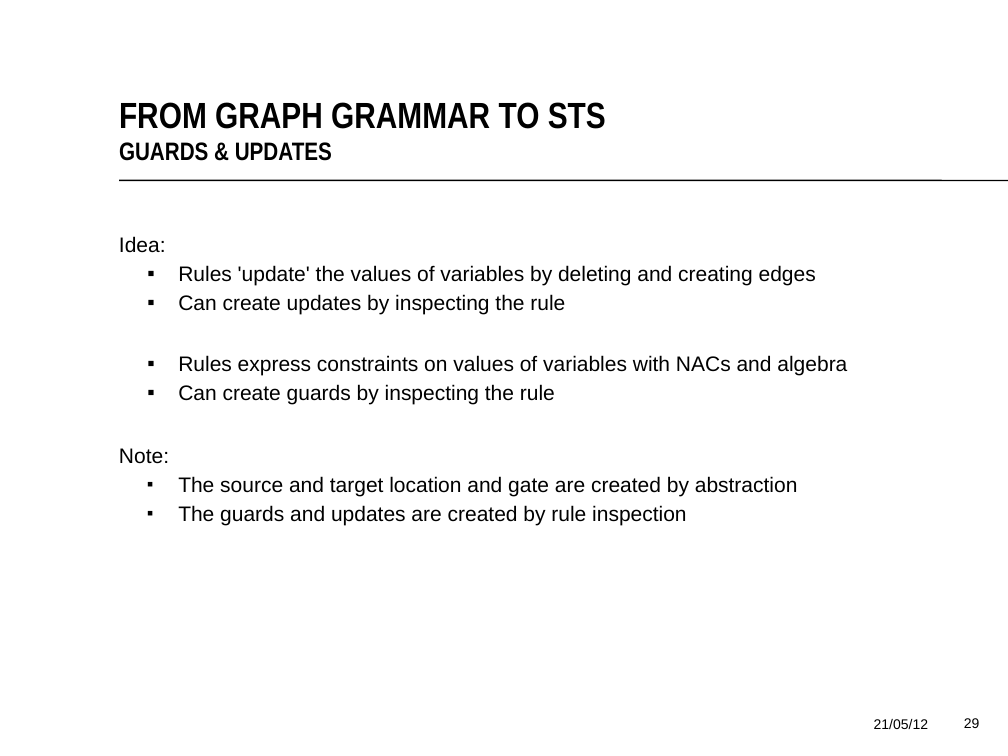
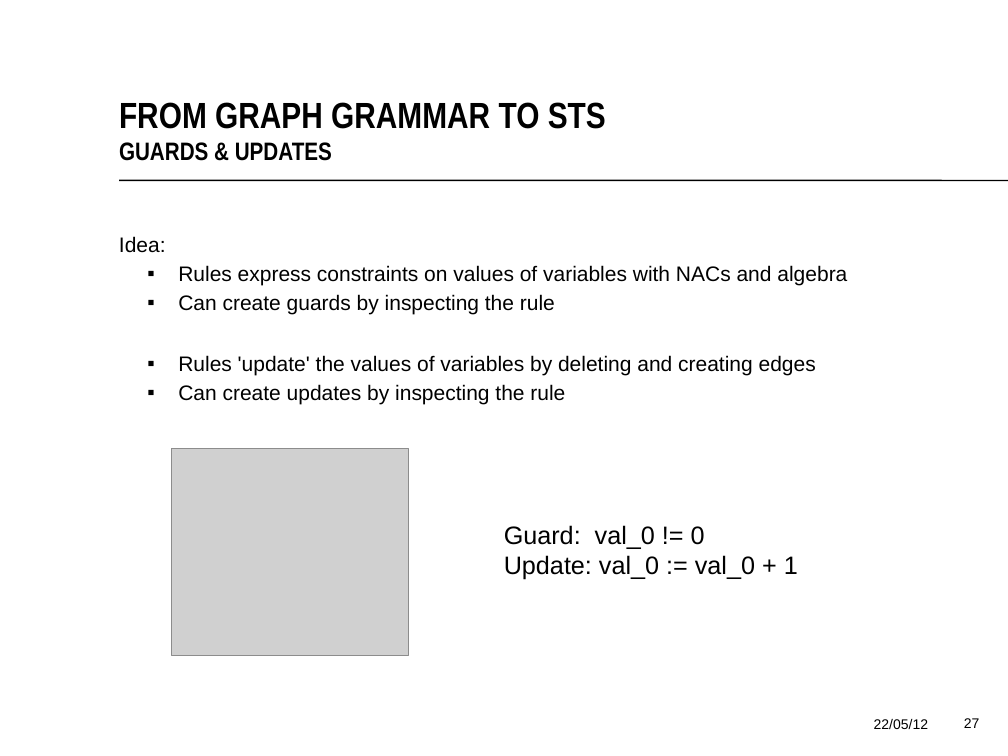
Before and after one commit to vincentdebruijnut/MBT-with-GTS, a slide deck: slide 27 of Final-thesis/presentation/presentatie.odp (slide 29 before the commit). Drawn at 1008x756 pixels with LibreOffice and Linux fonts; fonts in the diff are those of the drawing; grey boxes stand for pictures; background and template pictures are left out. Boxes give left, top, right and bottom in pixels: in the first picture for what was removed or moved away, otherwise in the second. Text is boxed around its words. In the diff, an @@ line names an element or a change of style, - is before the commit and + after.

```diff
--- a/Final-thesis/presentation/presentatie.odp
+++ b/Final-thesis/presentation/presentatie.odp
@@ text at <box>178,265,847,315</box>: paragraphs added @@
+  ▪ Rules express constraints on values of variables with NACs and algebra
+  ▪ Can create guards by inspecting the rule
@@ text at <box>119,355,847,526</box>: paragraphs removed @@
-  ▪ Rules express constraints on values of variables with NACs and algebra
-  ▪ Can create guards by inspecting the rule
-Note:
-  ■ The source and target location and gate are created by abstraction
-  ■ The guards and updates are created by rule inspection
@@ picture added at <box>171,449,408,655</box> @@
@@ text added at <box>504,525,798,580</box>, 18 pt, text #000000 @@
+Guard: val_0 != 0
+Update: val_0 := val_0 + 1
@@ text at <box>874,719,928,729</box>: text changed @@
-21/05/12
+22/05/12
@@ page number at <box>964,718,980,728</box>: text changed @@
-29
+27
```
Also in this commit, not shown: 35 other slides changed, 3 slides removed, 30 other files.
